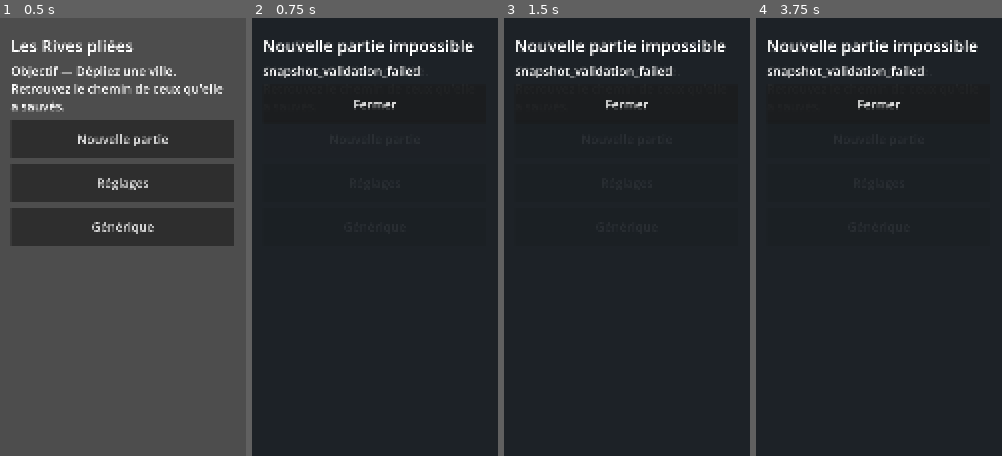
Above: before the commit, frames 1-4 (left to right).
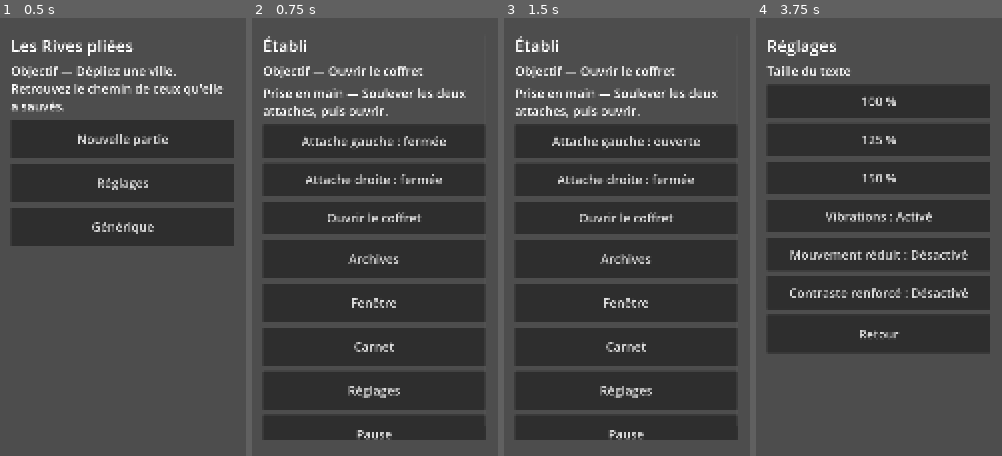
Above: after the commit, the same moments.

Repository: ln549283/project_4
Game: Godot game, scene res://scenes/boot.tscn
The game is run twice, just before and just after one commit, with the same random seed, the same clock (stepped at 60 frames per second) and the same inputs.
Inputs (mouse positions are in pixels of both pictures, inside the frame that each line leads up to):
- Up to frame 1 (0.5 s): no input
- Up to frame 2 (0.75 s): click "Nouvelle partie" at 0.5 s
- Up to frame 3 (1.5 s): click (627, 140) at 1.25 s, where only the run before the commit has a clickable "Nouvelle partie"
- Up to frame 4 (3.75 s): click (879, 140) at 2 s, where only the run after the commit has a clickable "Attache gauche : ouverte"; click (879, 140) at 2.75 s, where only the run after the commit has a clickable "Attache gauche : fermée"; click "Réglages" at 3.5 s

Frame 1 is identical in both runs. In frame 2, 47% of the frame differs, in the area x 0-100%, y 0-100%; in frame 3, 47%; in frame 4, 55%.

Commit message:
Normalize numeric P06 save validation

Diff:
--- a/src/core/save_service.gd
+++ b/src/core/save_service.gd
@@ -285,7 +285,7 @@
 		if index >= 0 and abs(int(puzzles_contract["p05"]["positions"][index])) != 1:
 			return {"ok": false, "error": "p05_gauge"}
 	var p06: Dictionary = states["p06"]
-	if int(p06.get("water_level", -1)) not in puzzles_contract["p06"]["water_levels"]:
+	if not _contains_int(puzzles_contract["p06"]["water_levels"], int(p06.get("water_level", -1))):
 		return {"ok": false, "error": "p06_water"}
 	var placements: Dictionary = p06.get("fragments", {})
 	for fragment_id in puzzles_contract["p06"]["fragments"].keys():
@@ -312,6 +312,12 @@
 		return {"ok": false, "error": "p07_slots"}
 	return {"ok": true}
 
+func _contains_int(values: Array, expected: int) -> bool:
+	for raw_value: Variant in values:
+		if int(raw_value) == expected:
+			return true
+	return false
+
 func _same_members(values: Array, expected: Array) -> bool:
 	if values.size() != expected.size():
 		return false
